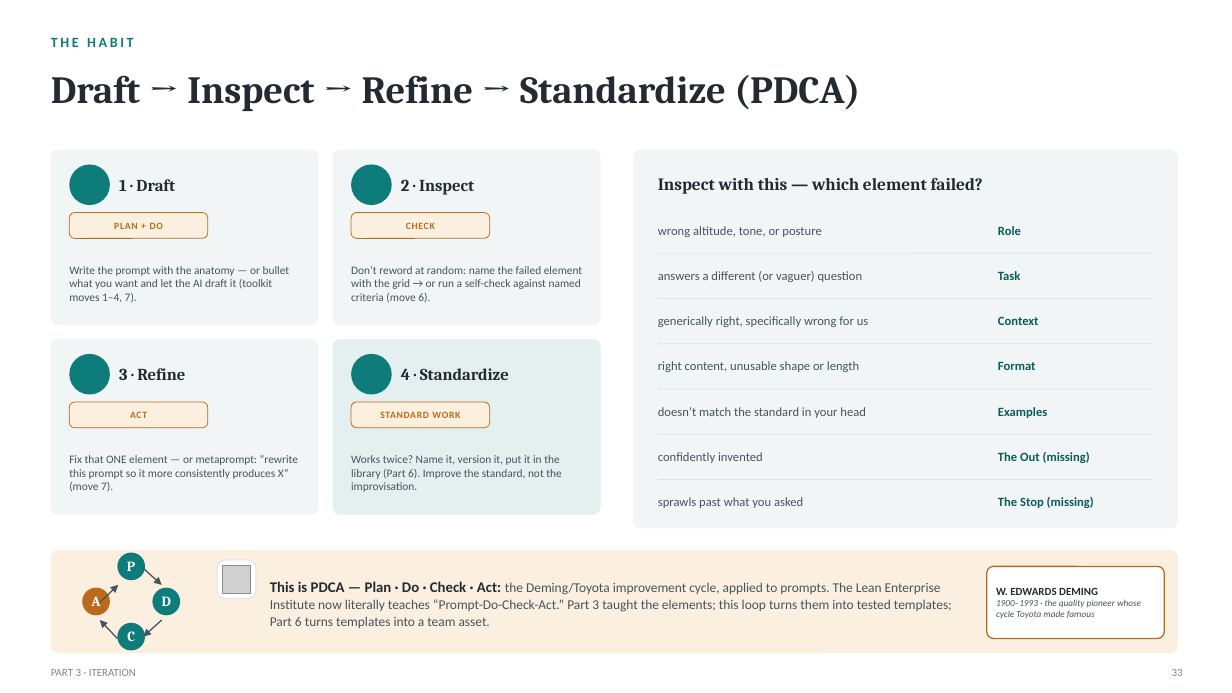
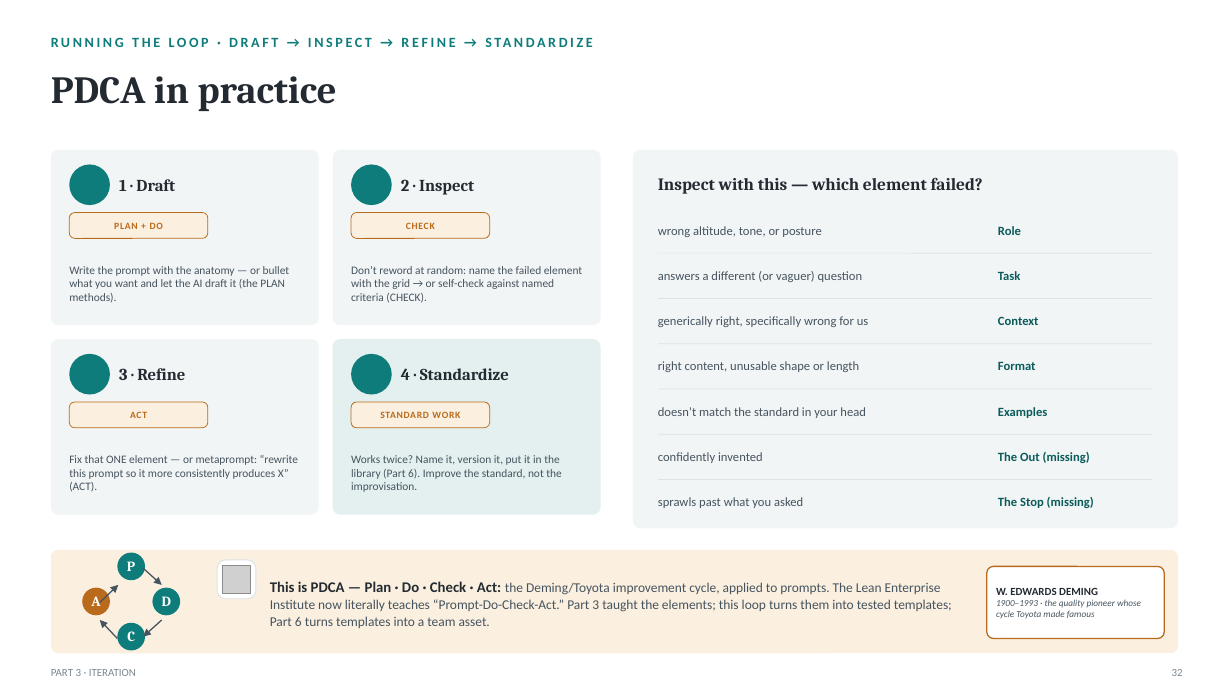
Before and after one commit to naviero1/Claude-Works, a slide deck: slide 32 of ai-training-prompt-engineering/deliverables/From_Prompts_to_Agents_Training.pptx (slide 33 before the commit). Drawn at 1232x693 pixels with LibreOffice and Linux fonts; fonts in the diff are those of the drawing; grey boxes stand for pictures; background and template pictures are left out. Boxes give left, top, right and bottom in pixels: in the first picture for what was removed or moved away, otherwise in the second. Text is boxed around its words. In the diff, an @@ line names an element or a change of style, - is before the commit and + after.

```diff
--- a/ai-training-prompt-engineering/deliverables/From_Prompts_to_Agents_Training.pptx
+++ b/ai-training-prompt-engineering/deliverables/From_Prompts_to_Agents_Training.pptx
@@ text at [51,38,134,47]: text changed @@
-THE HABIT
+RUNNING THE LOOP · DRAFT → INSPECT → REFINE → STANDARDIZE
@@ text at [51,76,337,111]: text changed @@
-Draft → Inspect → Refine → Standardize (PDCA)
+PDCA in practice
@@ text at [69,266,290,302]: text changed @@
-Write the prompt with the anatomy — or bullet what you want and let the AI draft it (toolkit moves 1–4, 7).
+Write the prompt with the anatomy — or bullet what you want and let the AI draft it (the PLAN methods).
@@ text at [351,266,582,303]: text changed @@
-Don’t reword at random: name the failed element with the grid → or run a self-check against named criteria (move 6).
+Don’t reword at random: name the failed element with the grid → or self-check against named criteria (CHECK).
@@ text at [69,455,298,492]: text changed @@
-Fix that ONE element — or metaprompt: “rewrite this prompt so it more consistently produces X” (move 7).
+Fix that ONE element — or metaprompt: “rewrite this prompt so it more consistently produces X” (ACT).
```
Also in this commit, not shown: 39 other slides changed, 1 slide added, 2 slides removed, 4 other files.
